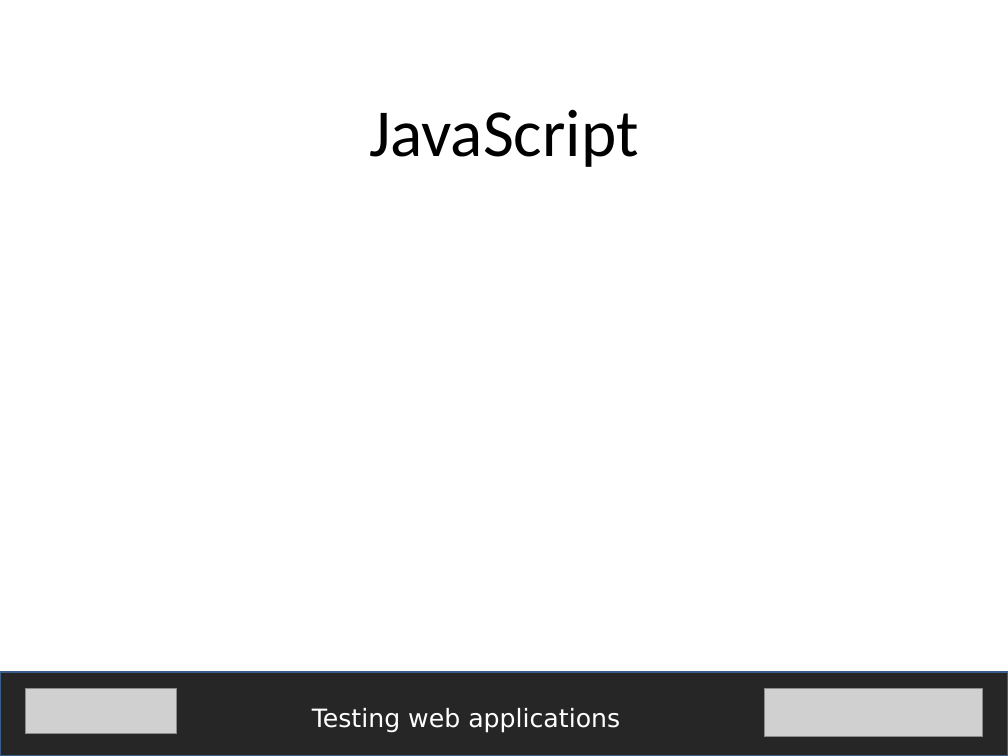
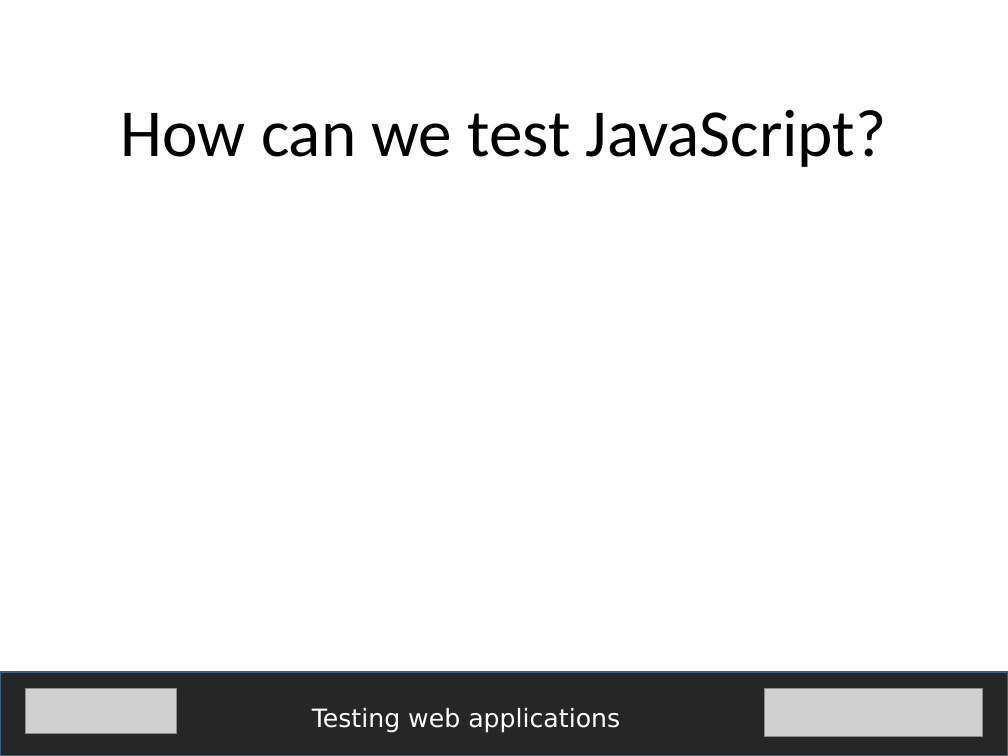
Before and after one commit to fijiaaron/testing-web-apps-and-services, a slide deck: slide 6 of presentations/Testing web apps.pptx (slide 5 before the commit). Drawn at 1008x756 pixels with LibreOffice and Linux fonts; fonts in the diff are those of the drawing; grey boxes stand for pictures. Boxes give left, top, right and bottom in pixels: in the first picture for what was removed or moved away, otherwise in the second. Text is boxed around its words. In the diff, an @@ line names an element or a change of style, - is before the commit and + after.

```diff
--- a/presentations/Testing web apps.pptx
+++ b/presentations/Testing web apps.pptx
@@ text at box(121, 109, 886, 167): text changed @@
-JavaScript
+How can we test JavaScript?
```
Also in this commit, not shown: 3 other slides changed, 4 slides added, 2 other files.
